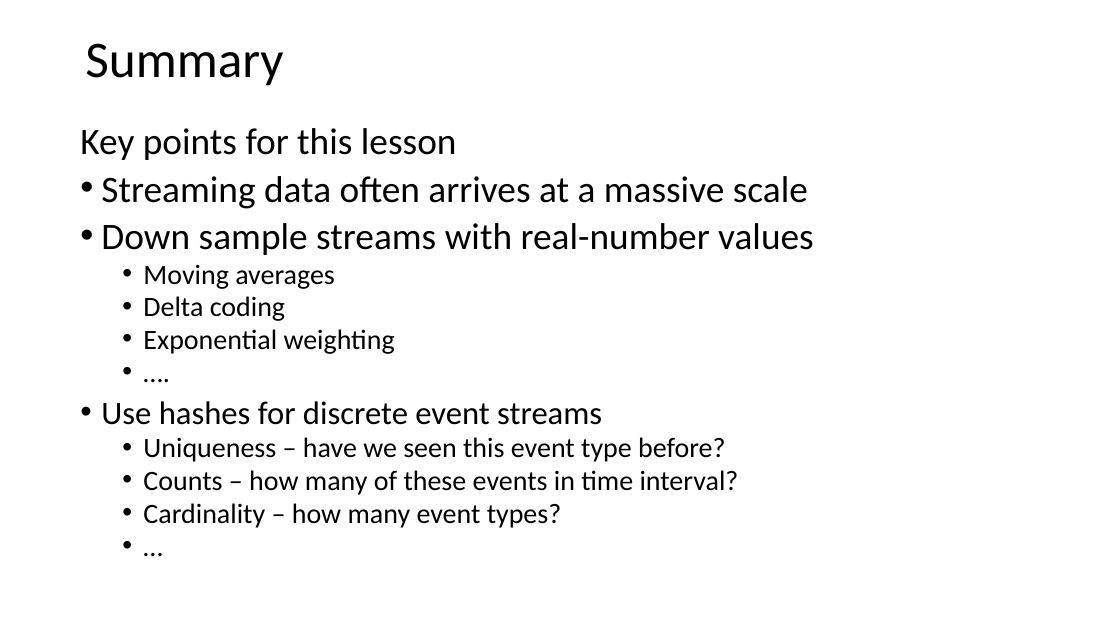
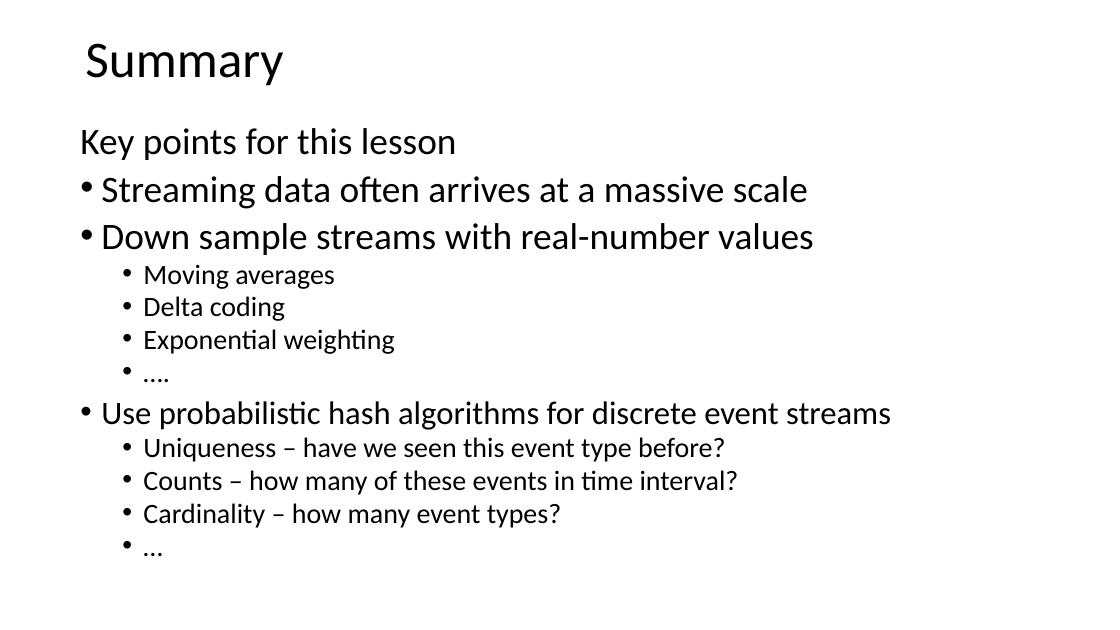
Before and after one commit to StephenElston/CSCI-E-108, a slide deck: slide 85 of slides/3_StreamingAnalytics.pptx (slide 80 before the commit). Drawn at 1120x630 pixels with LibreOffice and Linux fonts; fonts in the diff are those of the drawing. Boxes give left, top, right and bottom in pixels: in the first picture for what was removed or moved away, otherwise in the second. Text is boxed around its words. In the diff, an @@ line names an element or a change of style, - is before the commit and + after.

```diff
--- a/slides/3_StreamingAnalytics.pptx
+++ b/slides/3_StreamingAnalytics.pptx
@@ text at (101, 401, 891, 430): text changed @@
-• Use hashes for discrete event streams
+• Use probabilistic hash algorithms for discrete event streams
```
Also in this commit, not shown: 5 other slides changed, 5 slides added.
